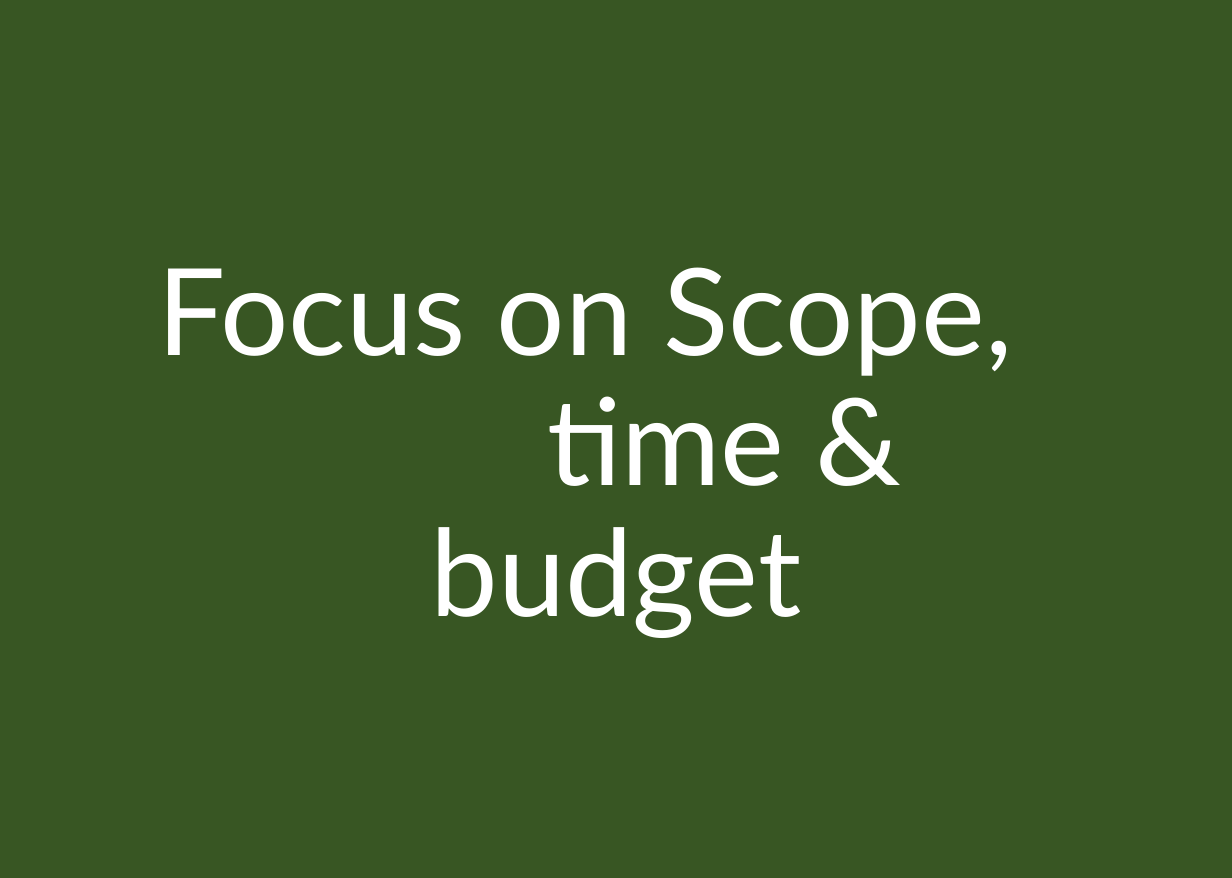
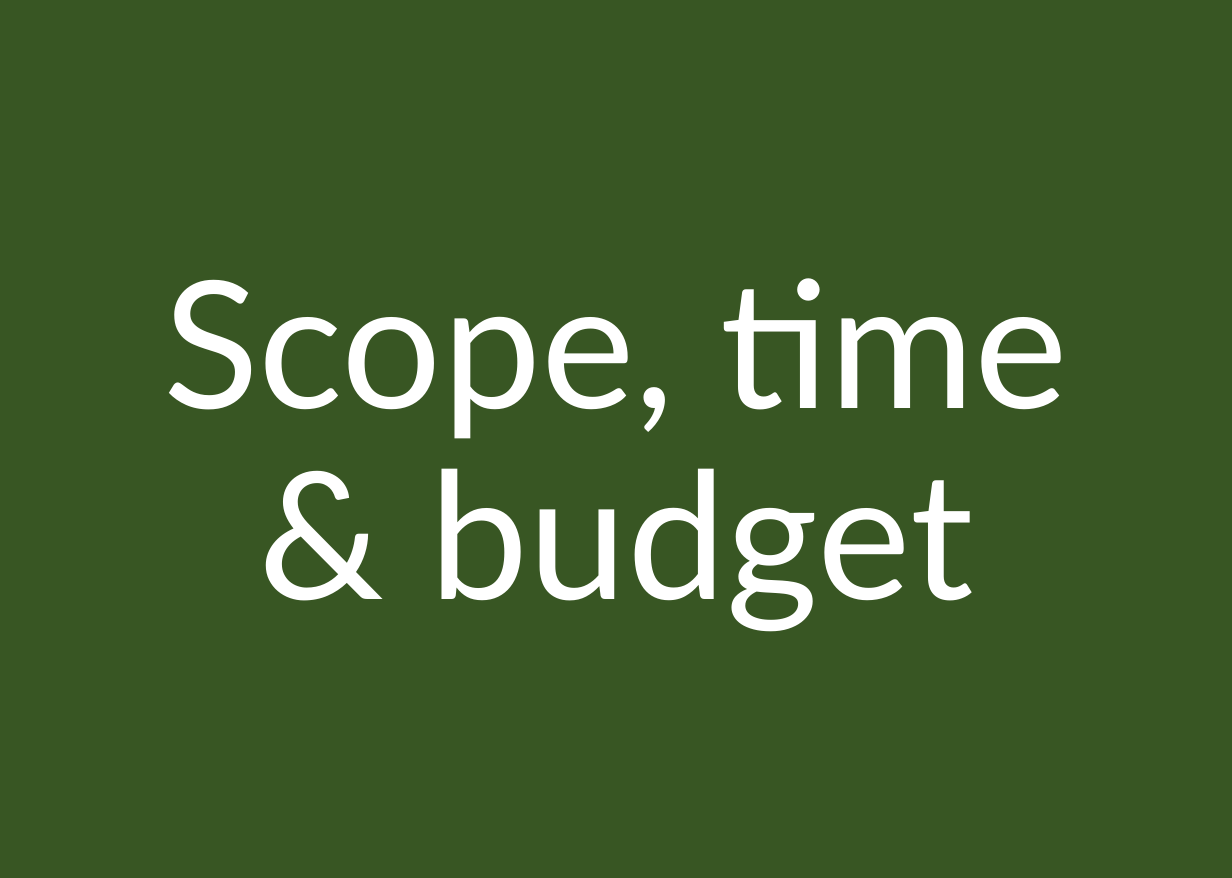
Before and after one commit to ScrumFacilitators/Project-vs-product, a slide deck: slide 35 of Project vs. Product A5.pptx (slide 27 before the commit). Drawn at 1232x878 pixels with LibreOffice and Linux fonts; fonts in the diff are those of the drawing; background and template pictures are left out. Boxes give left, top, right and bottom in pixels: in the first picture for what was removed or moved away, otherwise in the second. Text is boxed around its words. In the diff, an @@ line names an element or a change of style, - is before the commit and + after.

```diff
--- a/Project vs. Product A5.pptx
+++ b/Project vs. Product A5.pptx
@@ text at [163,278,1068,630]: text changed; size 60 to 88 pt @@
-Focus on Scope, time & budget
+Scope, time & budget
```
Also in this commit, not shown: 28 other slides changed, 9 slides added, 1 slide removed, 1 other file.
